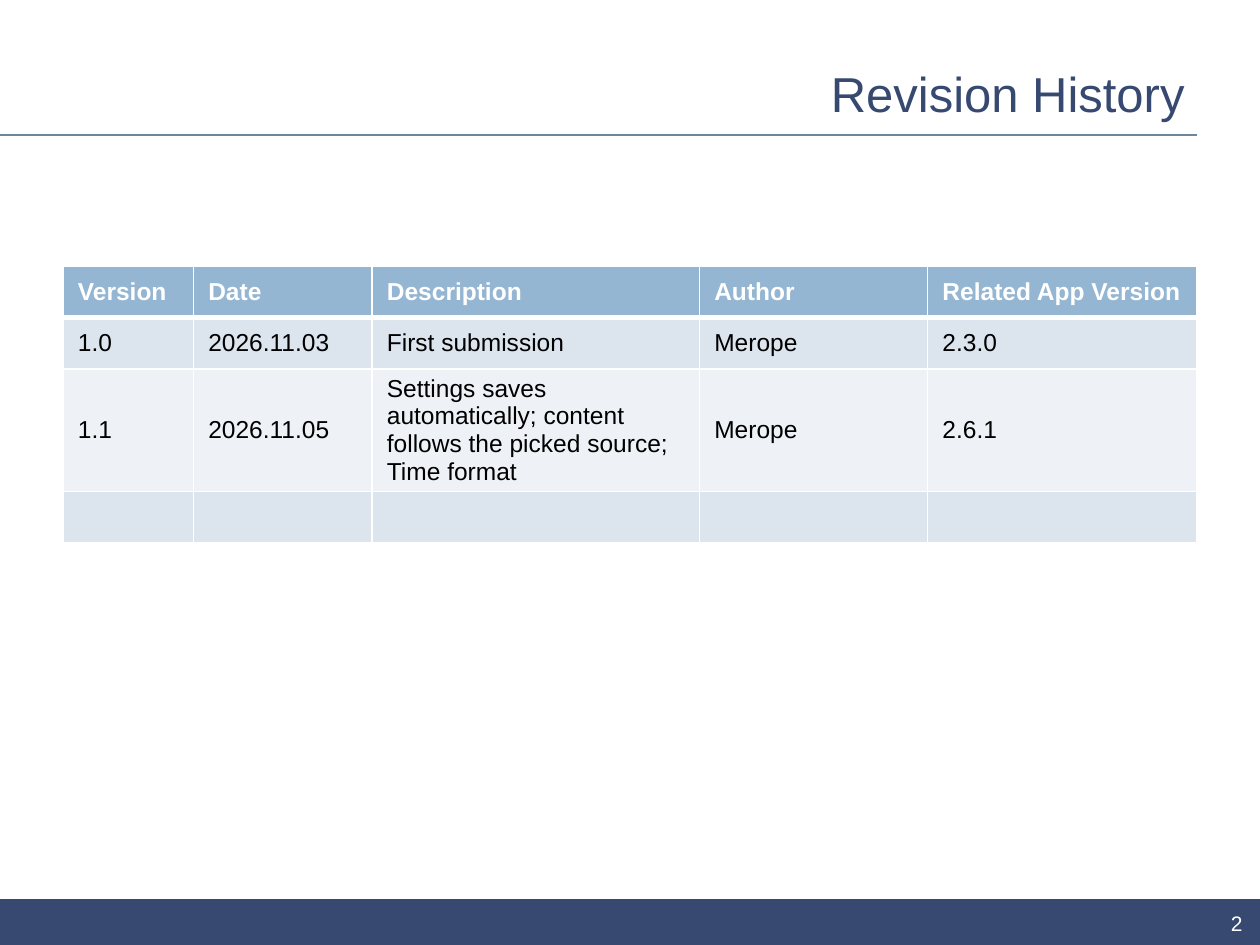
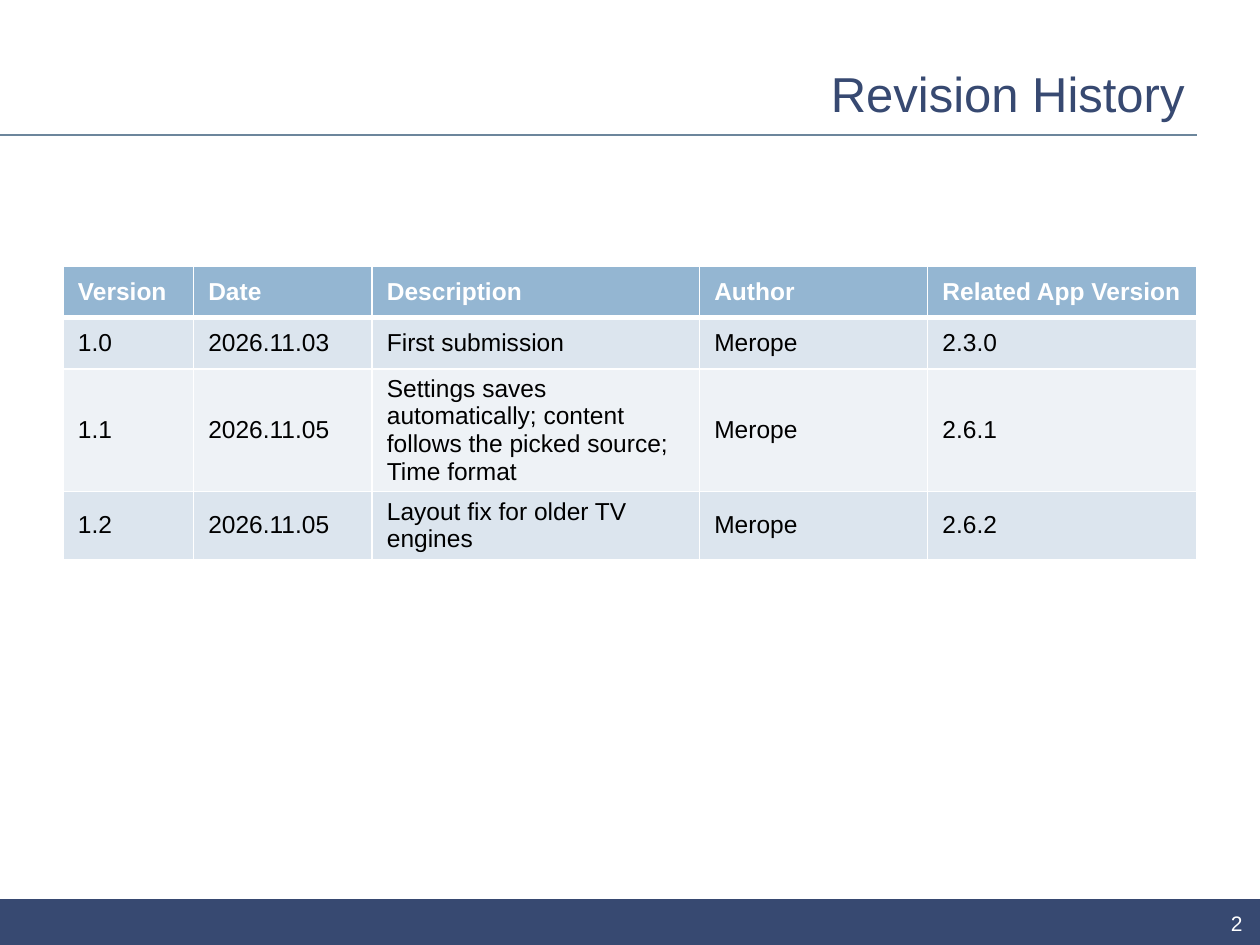
Before and after one commit to ahmedsaed/pleione, a slide deck: slide 2 of store/samsung/ui-description.pptx. Drawn at 1260x945 pixels with LibreOffice and Linux fonts; fonts in the diff are those of the drawing. Boxes give left, top, right and bottom in pixels: in the first picture for what was removed or moved away, otherwise in the second. Text is boxed around its words. In the diff, an @@ line names an element or a change of style, - is before the commit and + after.

```diff
--- a/store/samsung/ui-description.pptx
+++ b/store/samsung/ui-description.pptx
@@ table at <box>63,267,1198,556</box> @@
-row 4:  |  |  |  | 
+row 4: 1.2 | 2026.11.05 | Layout fix for older TV engines | Merope | 2.6.2
```
Also in this commit, not shown: 1 other file.
